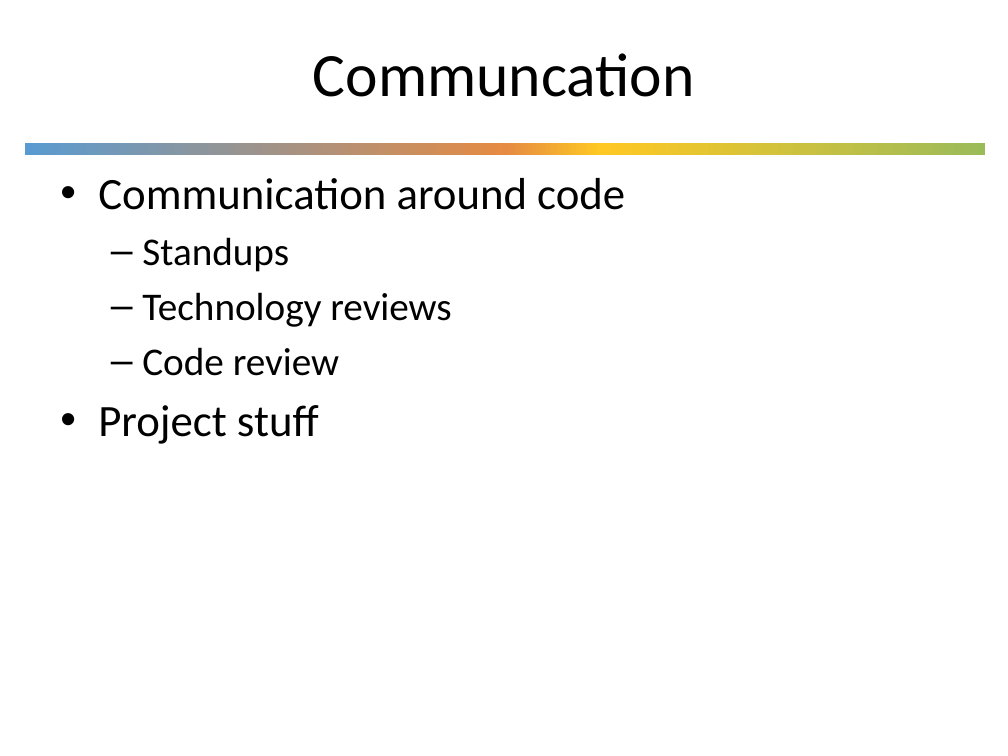
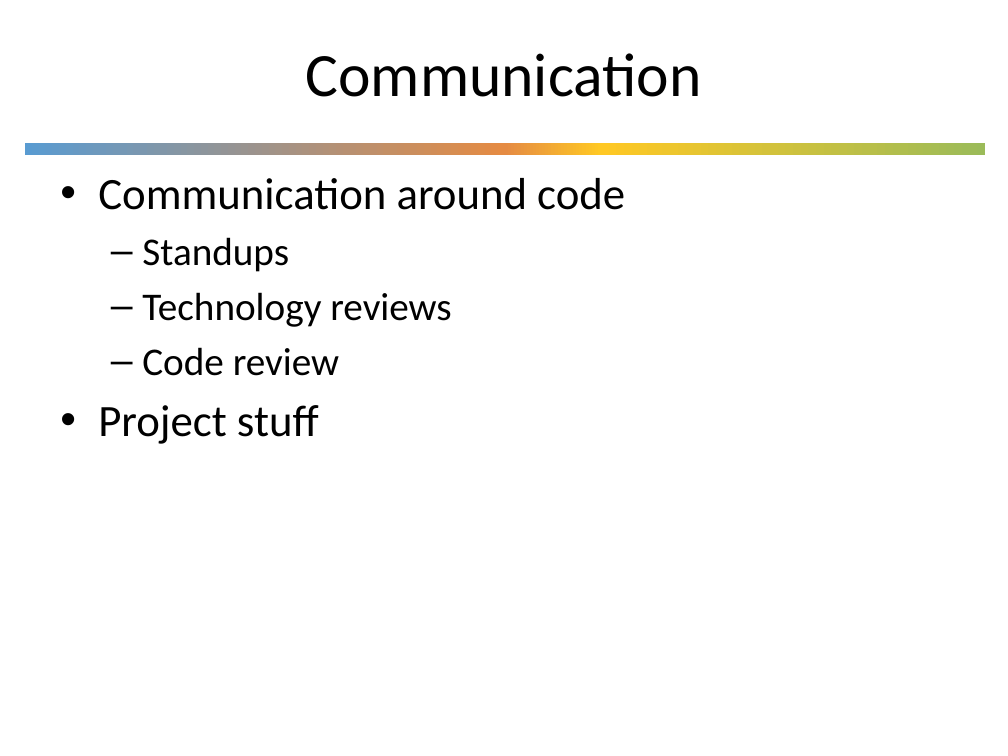
Before and after one commit to UWDIRECT/UWDIRECT.github.io, a slide deck: slide 2 of Wi20_content/SEDS/L10.Communication.pptx. Drawn at 1008x756 pixels with LibreOffice and Linux fonts; fonts in the diff are those of the drawing; background and template pictures are left out. Boxes give left, top, right and bottom in pixels: in the first picture for what was removed or moved away, otherwise in the second. Text is boxed around its words. In the diff, an @@ line names an element or a change of style, - is before the commit and + after.

```diff
--- a/Wi20_content/SEDS/L10.Communication.pptx
+++ b/Wi20_content/SEDS/L10.Communication.pptx
@@ title at [306, 53, 702, 97]: text changed @@
-Communcation
+Communication
```
Also in this commit, not shown: 2 other slides changed, 4 slides removed, 11 other files.
